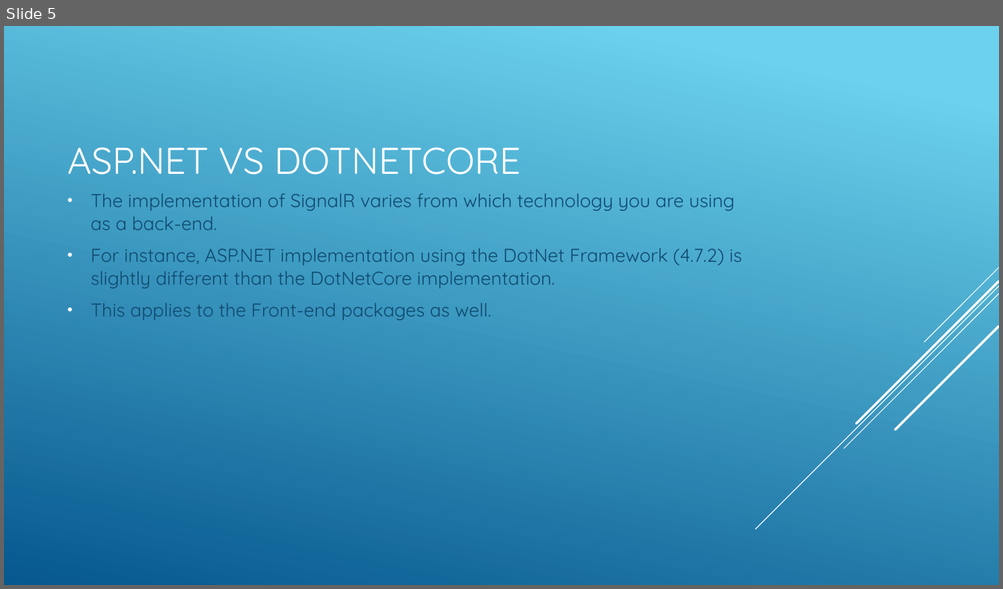
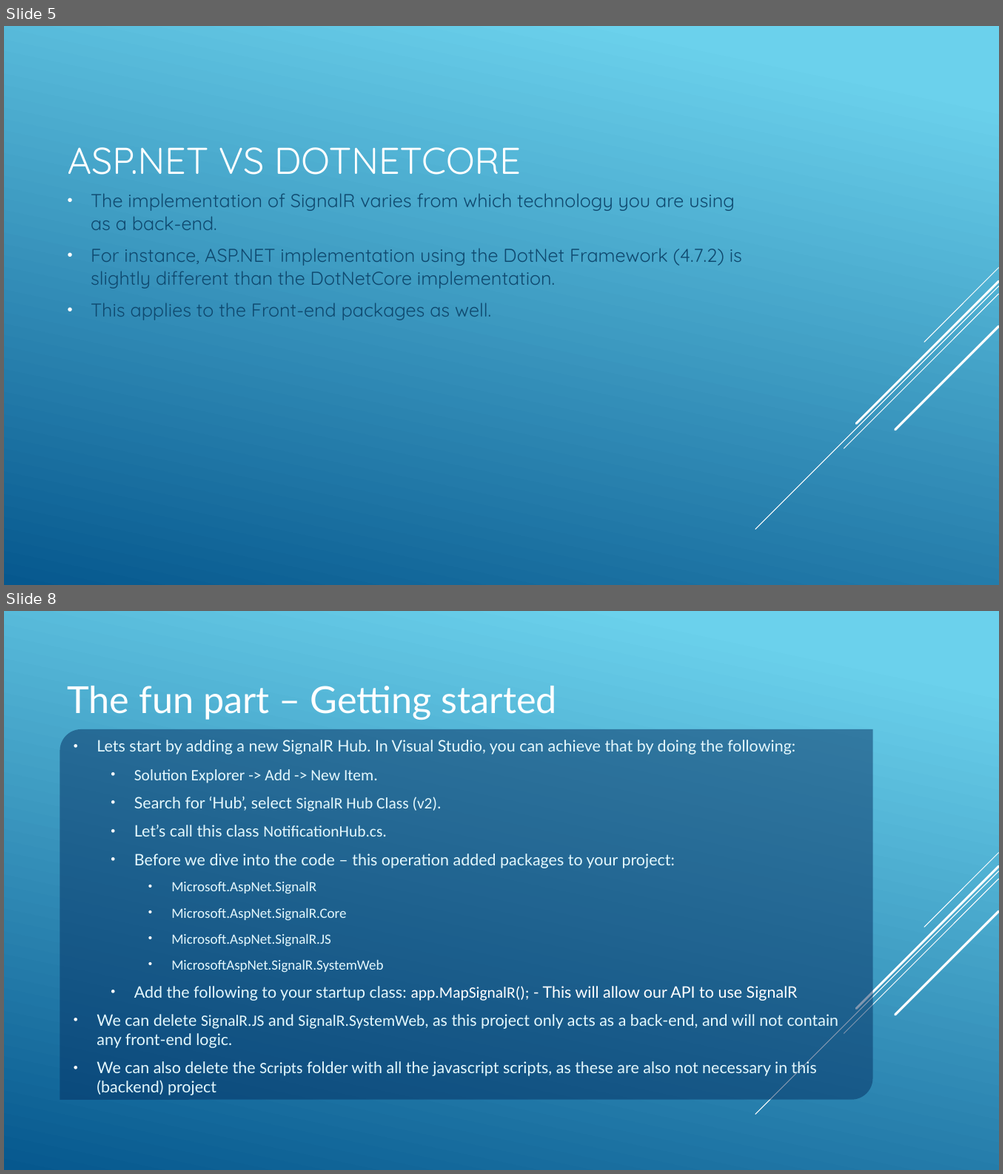
Before and after one commit to JAspeling/SignalR, a slide deck: SignalR.pptx. Shown one above the other, each under a label of ours: slide 5 before the commit, slides 5 and 8 after it; the slides between them are not shown. The pictures are 1003x589 and 1003x1174 pixels, drawn with LibreOffice and Linux fonts; fonts in the diff are those of the drawing. Boxes give left, top, right and bottom in pixels: in the first picture for what was removed or moved away, otherwise in the second. Text is boxed around its words. In the diff, an @@ line names an element or a change of style, - is before the commit and + after.

```diff
--- a/SignalR.pptx
+++ b/SignalR.pptx
@@ slide 8 added at (4, 611, 999, 1170), background gradient #6ED2EB to #06588E; not listed: 5 template elements that a slide beside it also shows @@
@@ title added at (68, 686, 557, 720), 36 pt, text #FFFFFF @@
+The fun part – Getting started
@@ text added at (60, 729, 873, 1100), fill #052F61 at 50% opacity, 15.3 pt, text #E4F8FD @@
+• Lets start by adding a new SignalR Hub. In Visual Studio, you can achieve that by doing the following:
+  • Solution Explorer -> Add -> New Item.
+  • Search for ‘Hub’, select SignalR Hub Class (v2).
+  • Let’s call this class NotificationHub.cs.
+  • Before we dive into the code – this operation added packages to your project:
+    • Microsoft.AspNet.SignalR
+    • Microsoft.AspNet.SignalR.Core
+    • Microsoft.AspNet.SignalR.JS
+    • MicrosoftAspNet.SignalR.SystemWeb
+  • Add the following to your startup class: app.MapSignalR(); - This will allow our API to use SignalR
+• We can delete SignalR.JS and SignalR.SystemWeb, as this project only acts as a back-end, and will not contain any front-end logic.
+• We can also delete the Scripts folder with all the javascript scripts, as these are also not necessary in this (backend) project
```
Also in this commit, not shown: 2 slides changed, 7 other slides added, 2 slides removed, 7 other files.
